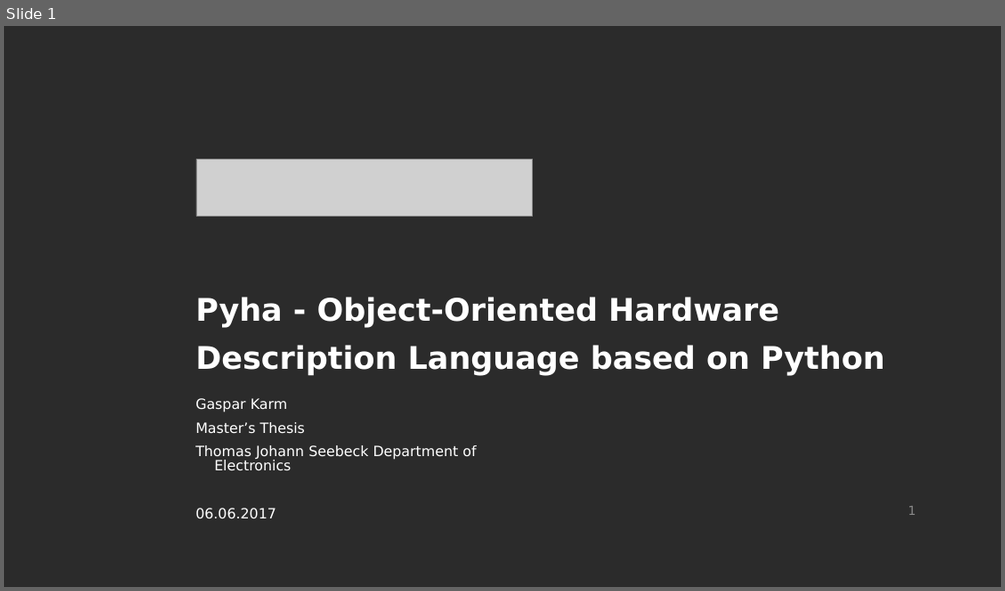
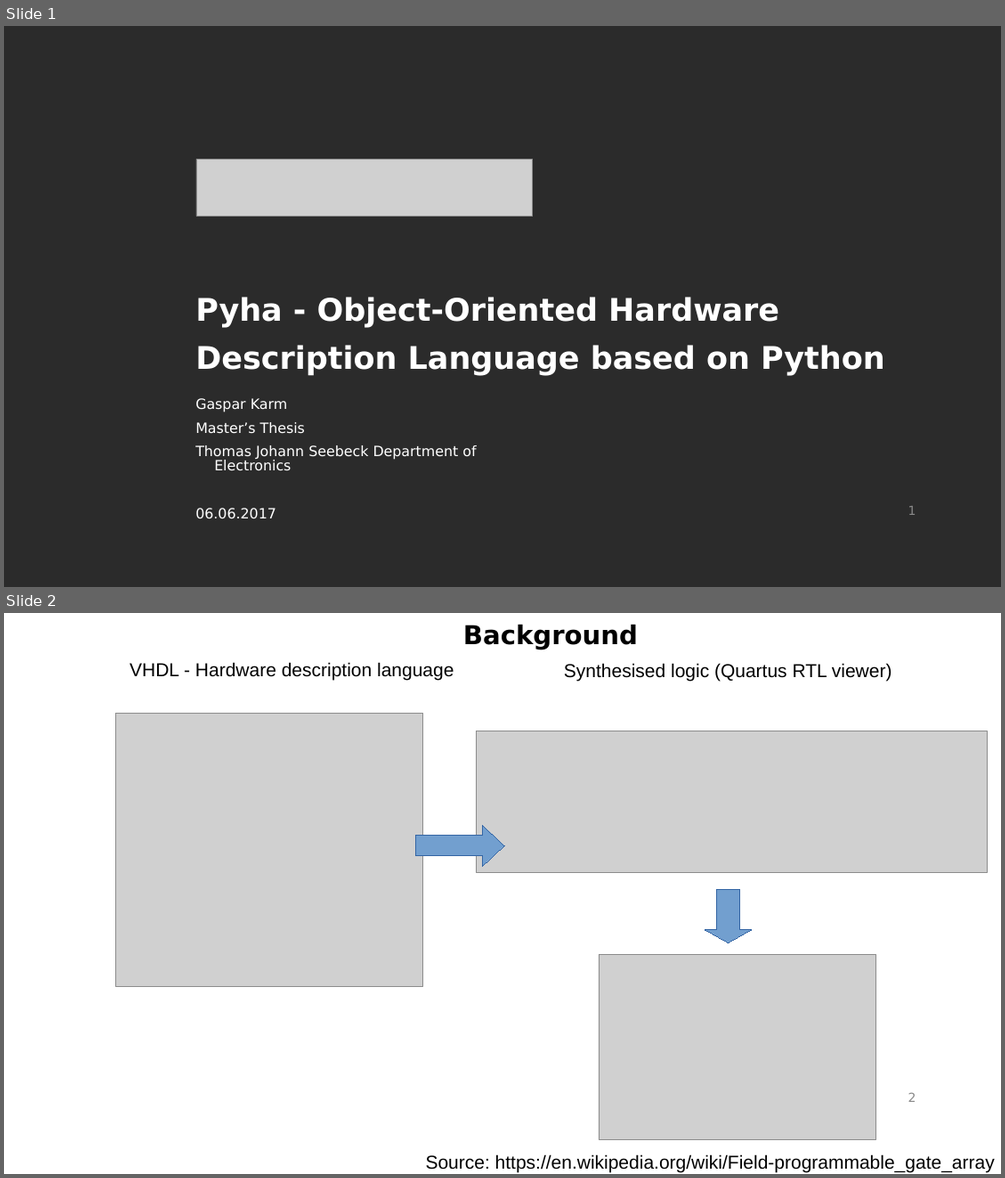
Before and after one commit to gasparka/thesis, a slide deck: presentation.odp. Shown one above the other, each under a label of ours: slide 1 before the commit, slides 1 and 2 after it. The pictures are 1005x591 and 1005x1178 pixels, drawn with LibreOffice and Linux fonts; fonts in the diff are those of the drawing; grey boxes stand for pictures; background and template pictures are left out; a plain dark background stands for a picture behind light text. Boxes give left, top, right and bottom in pixels: in the first picture for what was removed or moved away, otherwise in the second. Text is boxed around its words. In the diff, an @@ line names an element or a change of style, - is before the commit and + after.

```diff
--- a/presentation.odp
+++ b/presentation.odp
@@ slide 2 added at (4, 613, 1001, 1174), background #FFFFFF; not listed: 1 template element that a slide beside it also shows @@
@@ text added at (463, 625, 638, 650), 25 pt, text #000000, bold @@
+Background
@@ text added at (129, 662, 453, 680), 18 pt, text #000000 @@
+VHDL - Hardware description language
@@ text added at (564, 663, 892, 682), 18 pt, text #000000 @@
+Synthesised logic (Quartus RTL viewer)
@@ picture added at (116, 714, 423, 987) @@
@@ picture added at (476, 730, 987, 872) @@
@@ right arrow added at (416, 825, 504, 866), fill #729FCF, outline #3465A4 0 pt @@
@@ down arrow added at (704, 890, 752, 943), fill #729FCF, outline #3465A4 0 pt @@
@@ picture added at (599, 955, 875, 1140) @@
@@ text added at (426, 1154, 995, 1173), 18 pt, text #000000 @@
+Source: https://en.wikipedia.org/wiki/Field-programmable_gate_array
```
Also in this commit, not shown: 2 slides changed, 3 other slides added, 2 slides removed, 1 other file.
